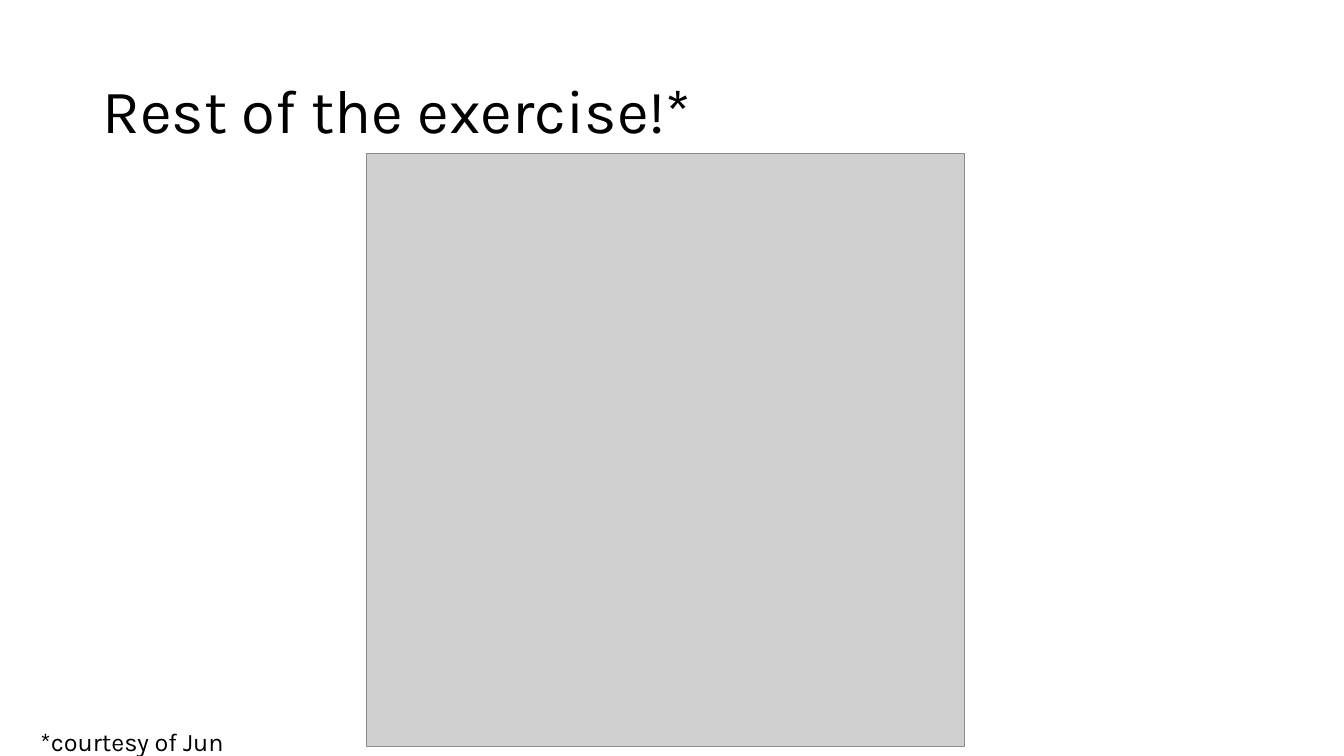
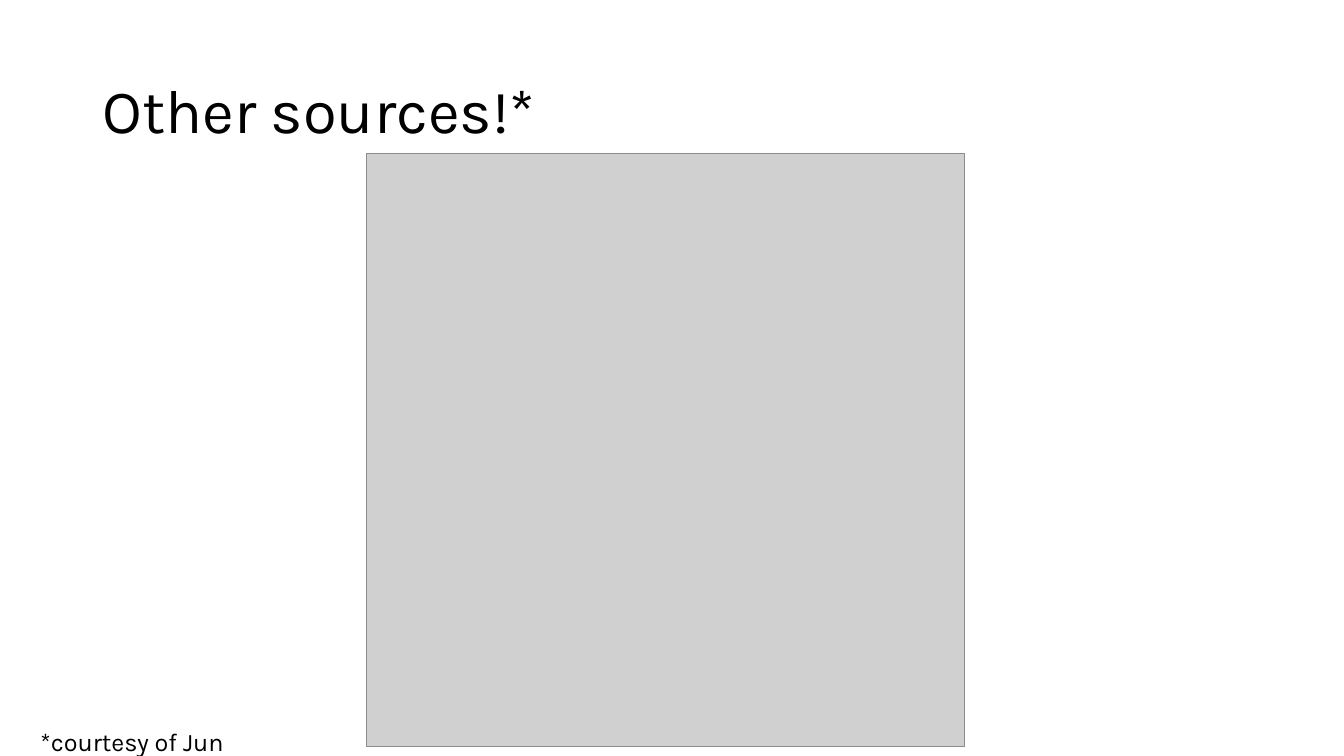
Before and after one commit to maelstromdat/MediTechBigData, a slide deck: slide 24 of 3. Esercitazione- Planning & Executing an Analytics Campaign.pptx (slide 14 before the commit). Drawn at 1344x756 pixels with LibreOffice and Linux fonts; fonts in the diff are those of the drawing; grey boxes stand for pictures. Boxes give left, top, right and bottom in pixels: in the first picture for what was removed or moved away, otherwise in the second. Text is boxed around its words. In the diff, an @@ line names an element or a change of style, - is before the commit and + after.

```diff
--- a/3. Esercitazione- Planning & Executing an Analytics Campaign.pptx
+++ b/3. Esercitazione- Planning & Executing an Analytics Campaign.pptx
@@ title at (102, 91, 535, 134): text changed @@
-Rest of the exercise!*
+Other sources!*
```
Also in this commit, not shown: 1 other slide changed, 4 slides added.
